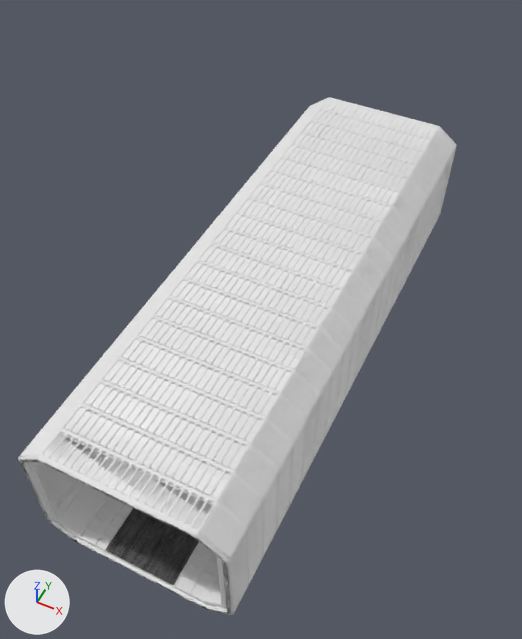
One commit to the Blender file assets/ship.blend: the scene before it, then after it.
Camera for both pictures: a 50 mm lens placed at (9.0, -19.9, 23.5), pointed at (-2.0, 2.1, -3.9). The axes (+X, +Y, +Z) are drawn at lower left. The lights are the same throughout.

The scene before the commit, as lines of its bpy script (objects in view):
```python
me_cube = bpy.data.meshes.new('Cube')
me_cube.from_pydata([(1.0, 1.0, 1.0), (1.0, 1.0, -1.0), (1.0, -1.0, 1.0), (1.0, -1.0, -1.0), (-1.0, 1.0, 1.0), (-1.0, 1.0, -1.0), (-1.0, -1.0, 1.0), (-1.0, -1.0, -1.0)], [], [(0, 4, 6, 2), (7, 6, 4, 5), (5, 1, 3, 7), (1, 0, 2, 3)])
me_cube.polygons.foreach_set('use_smooth', [True] * 4)
me_cube.materials.append(None)
me_cube_001 = bpy.data.meshes.new('Cube.001')
me_cube_001.from_pydata(...)  # 479 vertices, 470 faces; spans x -1.0..1.0, y -1.0..1.0, z -1.0..1.0
me_cube_001.polygons.foreach_set('use_smooth', [True] * 470)
me_plane = bpy.data.meshes.new('Plane')
me_plane.from_pydata(...)  # 4 vertices, 1 face; spans x -1.0..1.0, y -1.0..1.0, z -0.65
me_plane.materials.append(mat_dirtymetal)
ob_floor = bpy.data.objects.new('Floor', me_plane)
ob_floor.location = (0.0, 0.0, -1.99)
ob_floor.scale = (1.5, 12.0, 1.0)
ob_walls = bpy.data.objects.new('Walls', me_cube)
ob_walls.location = (0.0, 0.0, 0.0)
ob_walls.scale = (4.0, 12.0, 3.0)
_m = ob_walls.modifiers.new('Bevel', 'BEVEL')
_m.width = 0.26
_m.width_pct = 0.26
_m = ob_walls.modifiers.new('Solidify', 'SOLIDIFY')
_m.thickness = 0.05
ob_wallsegments = bpy.data.objects.new('WallSegments', me_cube_001)
ob_wallsegments.location = (0.0, -11.05, 0.0)
ob_wallsegments.rotation_euler = (6.283, 0.0, 0.0)  # degrees (360, 0, 0)
ob_wallsegments.scale = (4.0, 0.95, 3.0)
_m = ob_wallsegments.modifiers.new('Array', 'ARRAY')
_m.count = 5
_m.relative_offset_displace = (0.0, 2.908, 0.0)
# also in view: 'Grate' at (0.0, 0.0, 0.0)
```
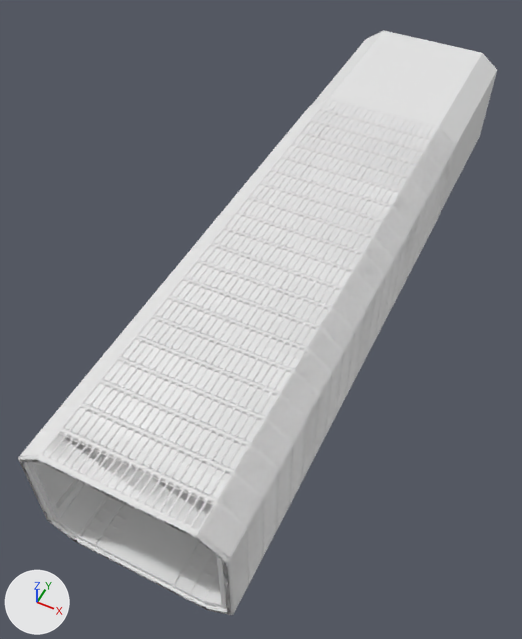
Edits to the bpy script that builds the scene:
```text
Change me_plane:
    where me_plane.from_pydata(...)  # 4 vertices, 1 face; spans x -1.0..1.0, y -1.0..1.0, z -0.65
    remove me_plane.materials.append(mat_dirtymetal)
Add me_cube_002:
    me_cube_002.from_pydata(...)  # 20 vertices, 17 faces; spans x -1.0..1.0, y -0.88..2.53, z -1.0..1.0
Add ob_cube:
    ob_cube = bpy.data.objects.new('Cube', me_cube_002)
    ob_cube.location = (0.0, 16.25, 0.0)
    ob_cube.scale = (4.0, 4.69, 3.0)
    _m = ob_cube.modifiers.new('Solidify', 'SOLIDIFY')
```

Pixel boxes (x1, y1, x2, y2) of what changed, in the pictures (522 x 639 px):
'Cube', added: after (312, 31, 497, 210)
'Floor', recoloured (black to grey): (105, 508, 199, 585) in both
